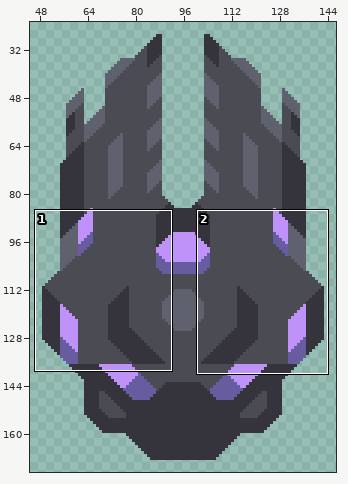
File history of a sprite sheet, sprites/units/outburst.png. Above: a wide view before the commit, with the close-up outlined.
Close-up. The starting point:
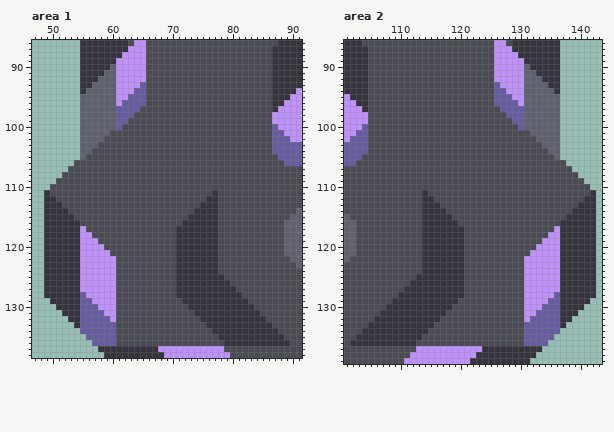
The file is 192x192 pixels. Shown: area 1: x 47..91, y 86..138; area 2: x 101..143, y 86..139. The wide view leaves out empty margins. The commit also changed other parts of the picture, which this record leaves out.
After:
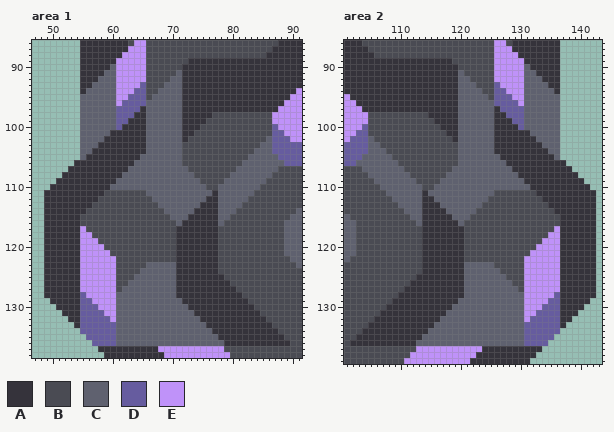
Palette (. is transparent): A #35333b  B #4a4b53  C #5f616f  D #665c9f  E #bf92f9
Changes in this commit:
Changed rows in their new state; - is an unchanged pixel.
Area 1:
first column x 50:
 88 ------------------------------------A--
 89 -----------------------AAAAAAAAAAAAAA--
 90 ----------------------AAAAAAAAAAAAAAA--
 91 ---------------------CAAAAAAAAAAAAAAA--
 92 --------------------CCAAAAAAAAAAAAAAA--
 93 -------------------CCCAAAAAAAAAAAAAAA--
 94 ------------------CCCCAAAAAAAAAAAAAAA--
 95 -----------------CCCCCAAAAAAAAAAAAAAA--
 96 ----------------CCCCCCAAAAAAAAAAAAAAA--
 97 ---------------ACCCCCCAAAAAAAAAAAAAAA--
 98 --------------AACCCCCCAAAAA------------
 99 -------------AAACCCCCCAAAA-------------
100 ------------AAAACCCCCCAAA--------------
101 ----------AAAAAACCCCCCAA---------------
102 ---------AAAAAAACCCCCCA-------------C--
103 --------AAAAAAAACCCCCC-------------CC--
104 -------AAAAAAAAACCCCCC------------CCC--
105 ------AAAAAAAAACCCCCCC-----------CCCCC-
106 ----AAAAAAAAAACCCCCCCC----------CCCCCCC
107 ---AAAAAAAAAACCCCCCCCCC--------CCCCCCC-
108 --AAAAAAAAAACCCCCCCCCCCC------CCCCCCC--
109 -AAAAAAAAAACCCCCCCCCCCCCC----CCCCCCC---
110 AAAAAAAAAACCCCCCCCCCCCCCCC--CCCCCCC----
111 AAAAAAAAA-------CCCCCCCCCCC-CCCCCC-----
112 -AAAAAAA---------CCCCCCCCC--CCCCC------
113 --AAAAA-----------CCCCCCC---CCCC-------
114 ---AAA-------------CCCCC----CCC--------
115 ----A---------------CCC-----CC---------
116 ---------------------C------C----------
first column x 61:
123 -----CCCCC--------
124 ----CCCCCC--------
125 ---CCCCCCC--------
126 --CCCCCCCC--------
127 -CCCCCCCCC--------
128 CCCCCCCCCC--------
129 CCCCCCCCCCC-------
130 CCCCCCCCCCCC------
131 CCCCCCCCCCCCC-----
132 CCCCCCCCCCCCCC----
133 CCCCCCCCCCCCCCC---
134 CCCCCCCCCCCCCCCC--
135 CCCCCCCCCCCCCCCCC-
136 CCCCCCCCCCCCCCCCCC
Area 2:
first column x 103:
 88 --A------------------------------------
 89 --AAAAAAAAAAAAAA-----------------------
 90 --AAAAAAAAAAAAAAA----------------------
 91 --AAAAAAAAAAAAAAAC---------------------
 92 --AAAAAAAAAAAAAAACC--------------------
 93 --AAAAAAAAAAAAAAACCC-------------------
 94 --AAAAAAAAAAAAAAACCCC------------------
 95 --AAAAAAAAAAAAAAACCCCC-----------------
 96 --AAAAAAAAAAAAAAACCCCCC----------------
 97 --AAAAAAAAAAAAAAACCCCCCA---------------
 98 ------------AAAAACCCCCCAA--------------
 99 -------------AAAACCCCCCAAA-------------
100 --------------AAACCCCCCAAAA------------
101 ---------------AACCCCCCAAAAAA----------
102 --C-------------ACCCCCCAAAAAAA---------
103 --CC-------------CCCCCCAAAAAAAA--------
104 --CCC------------CCCCCCAAAAAAAAA-------
105 -CCCCC-----------CCCCCCCAAAAAAAAA------
106 CCCCCCC----------CCCCCCCCAAAAAAAAAA----
107 -CCCCCCC--------CCCCCCCCCCAAAAAAAAAA---
108 --CCCCCCC------CCCCCCCCCCCCAAAAAAAAAA--
109 ---CCCCCCC----CCCCCCCCCCCCCCAAAAAAAAAA-
110 ----CCCCCCC--CCCCCCCCCCCCCCCCAAAAAAAAAA
111 -----CCCCCC-CCCCCCCCCCC-------AAAAAAAAA
112 ------CCCCC--CCCCCCCCC---------AAAAAAA-
113 -------CCCC---CCCCCCC-----------AAAAA--
114 --------CCC----CCCCC-------------AAA---
115 ---------CC-----CCC---------------A----
116 ----------C------C---------------------
first column x 113:
123 --------CCCCC-----
124 --------CCCCCC----
125 --------CCCCCCC---
126 --------CCCCCCCC--
127 --------CCCCCCCCC-
128 --------CCCCCCCCCC
129 -------CCCCCCCCCCC
130 ------CCCCCCCCCCCC
131 -----CCCCCCCCCCCCC
132 ----CCCCCCCCCCCCCC
133 ---CCCCCCCCCCCCCCC
134 --CCCCCCCCCCCCCCCC
135 -CCCCCCCCCCCCCCCCC
136 CCCCCCCCCCCCCCCCCC
Boxes around the changes in both close-ups, in picture pixels (x1, y1, x2, y2):
changed: (50, 52, 284, 226)
changed: (116, 262, 224, 346)
changed: (356, 52, 590, 226)
changed: (416, 262, 524, 346)
